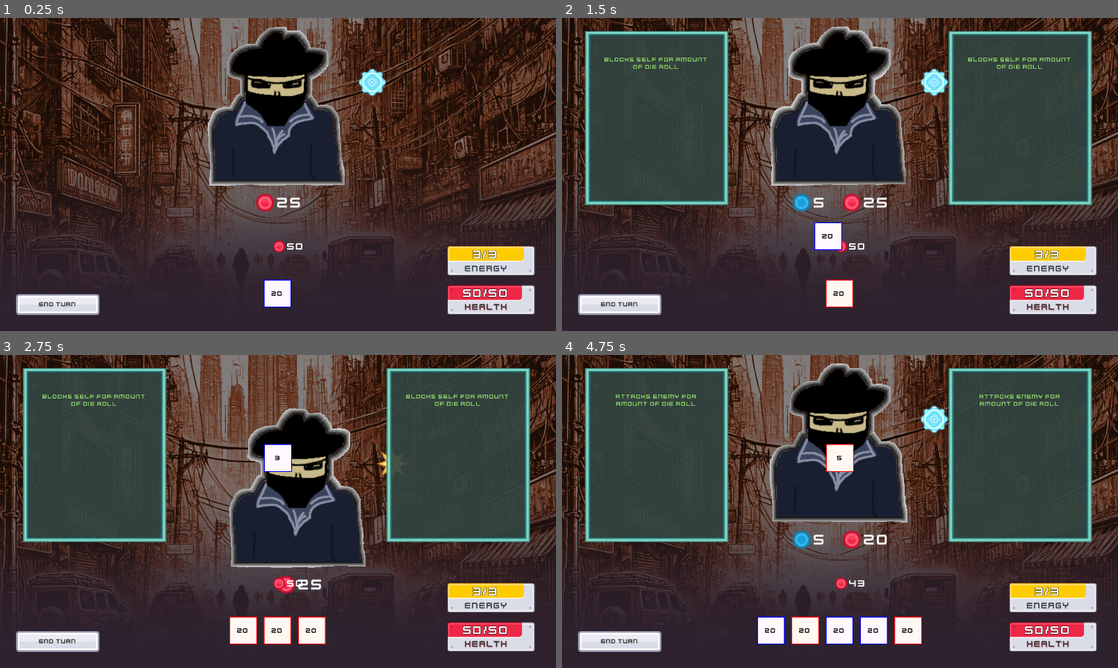
Above: before the commit, frames 1-4 (two rows, left to right).
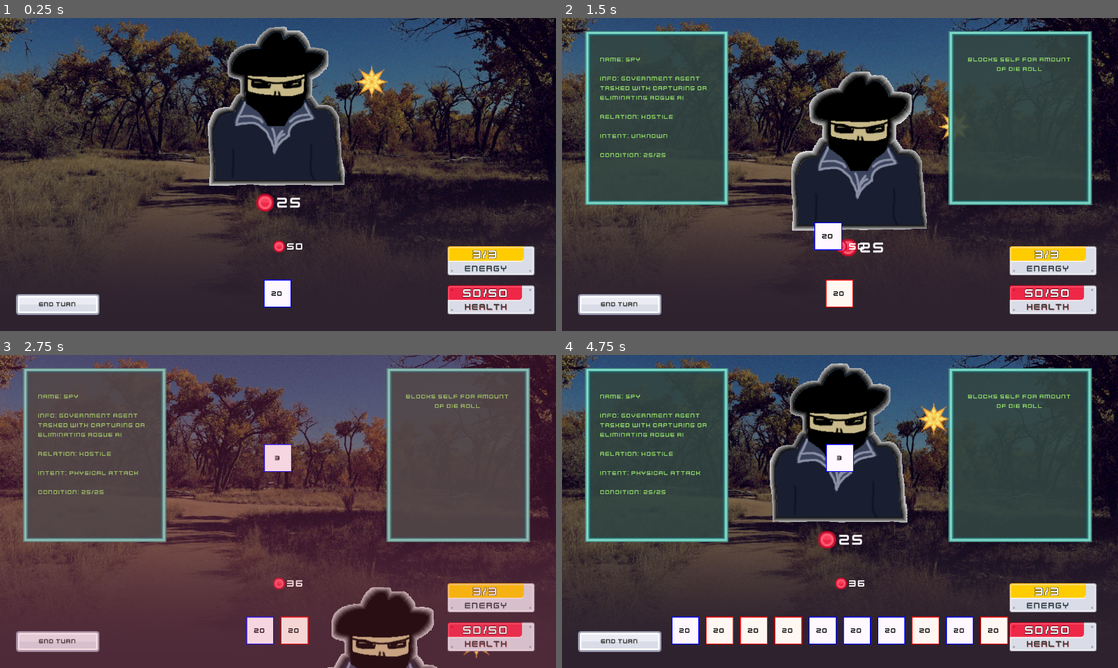
Above: after the commit, the same moments.

Repository: platopixel/d20
Game: Godot game, scene res://scenes/main.tscn
The game is run twice, just before and just after one commit, with the same random seed, the same clock (stepped at 60 frames per second) and the same inputs.
Inputs (mouse positions are in pixels of both pictures, inside the frame that each line leads up to):
- Up to frame 1 (0.25 s): no input
- Up to frame 2 (1.5 s): click "END TURN" at 0.5 s; drag from (823, 293) to (840, 121) at 1.27 s
- Up to frame 3 (2.75 s): click "END TURN" at 2 s
- Up to frame 4 (4.75 s): drag from (806, 630) to (840, 458) at 2.77 s; click (617, 642) at 3.5 s, where only the run before the commit has a clickable "END TURN"; move the mouse to (840, 630) at 4.27 s; press the mouse at (840, 630) at 4.28 s

The runs differ from the first frame. In frame 1, 48% of the frame differs, in the area x 0-100%, y 0-77%; in frame 2, 34%; in frame 3, 87%, in the area x 0-100%, y 0-100%; in frame 4, 30%.

Commit message:
wire up new ui panel, update stuff

Diff:
--- a/custom_resources/enemy_stats.gd
+++ b/custom_resources/enemy_stats.gd
@@ -1,3 +1,8 @@
 class_name EnemyStats extends Stats
 
+enum Relation {HOSTILE, NEUTRAL, ALLY}
+
 @export var ai: PackedScene
+@export var name: String
+@export_multiline var description: String
+@export var relation: Relation
--- a/custom_resources/intent.gd
+++ b/custom_resources/intent.gd
@@ -1,4 +1,7 @@
 class_name Intent extends Resource
+
+enum Type {ATTACK, DEFEND}
 
 @export var number: String
 @export var icon: Texture
+@export var type: Type
--- a/enemies/enemy.gd
+++ b/enemies/enemy.gd
@@ -13,6 +13,7 @@
 	current_action = value
 	if current_action:
 		intent_ui.update_intent(current_action.intent)
+		Events.enemy_tooltip_requested.emit.call_deferred(stats, current_action.intent)
 
 
 func set_enemy_stats(value: EnemyStats) -> void:
@@ -50,6 +51,7 @@
 
 func update_stats() -> void:
 	stats_ui.update_stats(stats)
+	Events.enemy_tooltip_requested.emit.call_deferred(stats)
 
 
 func update_enemy() -> void:
--- a/enemies/enemy_action.gd
+++ b/enemies/enemy_action.gd
@@ -1,9 +1,9 @@
 class_name EnemyAction extends Node
 
-enum Type {CONDITIONAL, CHANCE_BASED}
+enum ActionType {CONDITIONAL, CHANCE_BASED}
 
 @export var intent: Intent
-@export var type: Type
+@export var action_type: ActionType
 @export_range(0.0, 10.0) var chance_weight := 0.0
 
 @onready var accumulated_weight := 0.0
--- a/enemies/enemy_action_picker.gd
+++ b/enemies/enemy_action_picker.gd
@@ -24,7 +24,7 @@
 
 	for child in get_children():
 		action = child as EnemyAction
-		if not action or action.type != EnemyAction.Type.CONDITIONAL:
+		if not action or action.action_type != EnemyAction.ActionType.CONDITIONAL:
 			continue
 
 		if action.is_performable():
@@ -39,7 +39,7 @@
 
 	for child in get_children():
 		action = child as EnemyAction
-		if not action or action.type != EnemyAction.Type.CHANCE_BASED:
+		if not action or action.action_type != EnemyAction.ActionType.CHANCE_BASED:
 			continue
 
 		if action.accumulated_weight > roll:
@@ -53,7 +53,7 @@
 
 	for child in get_children():
 		action = child as EnemyAction
-		if not action or action.type != EnemyAction.Type.CHANCE_BASED:
+		if not action or action.action_type != EnemyAction.ActionType.CHANCE_BASED:
 			continue
 
 		total_weight += action.chance_weight
--- a/enemies/spy/spy_attack_action.gd
+++ b/enemies/spy/spy_attack_action.gd
@@ -1,6 +1,10 @@
 extends EnemyAction
 
 @export var damage := 7
+
+
+func is_performable() -> bool:
+	return true
 
 
 func perform_action() -> void:
--- a/enemies/spy/spy_block_action.gd
+++ b/enemies/spy/spy_block_action.gd
@@ -1,6 +1,10 @@
 extends EnemyAction
 
 @export var block := 6
+
+
+func is_performable() -> bool:
+	return true
 
 
 func perform_action() -> void:
--- a/enemies/spy/spy_enemy.tres
+++ b/enemies/spy/spy_enemy.tres
@@ -7,5 +7,8 @@
 [resource]
 script = ExtResource("1_di0rh")
 ai = ExtResource("1_ermsu")
+name = "Spy"
+description = "Government agent tasked with capturing or eliminating rogue AI"
+relation = 0
 max_hp = 25
 art = ExtResource("1_n0oae")
--- a/enemies/spy/spy_enemy_ai.tscn
+++ b/enemies/spy/spy_enemy_ai.tscn
@@ -12,16 +12,19 @@
 script = ExtResource("4_44ss3")
 number = ""
 icon = ExtResource("3_5d2jq")
+type = 0
 
 [sub_resource type="Resource" id="Resource_qwgjy"]
 script = ExtResource("4_44ss3")
 number = ""
 icon = ExtResource("6_g2xtt")
+type = 0
 
 [sub_resource type="Resource" id="Resource_e884u"]
 script = ExtResource("4_44ss3")
 number = ""
 icon = ExtResource("6_g2xtt")
+type = 0
 
 [node name="SpyEnemyAI" type="Node"]
 script = ExtResource("1_6f32a")
@@ -29,14 +32,12 @@
 [node name="AttackAction" type="Node" parent="."]
 script = ExtResource("2_3fb52")
 intent = SubResource("Resource_o38bj")
-type = 1
 chance_weight = 1.0
 
 [node name="BlockAction" type="Node" parent="."]
 script = ExtResource("3_2gbms")
 block = 5
 intent = SubResource("Resource_qwgjy")
-type = 1
 chance_weight = 1.0
 
 [node name="MegaBlockAction" type="Node" parent="."]
--- a/global/events.gd
+++ b/global/events.gd
@@ -6,7 +6,7 @@
 signal die_aim_started(die: Die)
 signal die_aim_ended(die: Die)
 signal die_played(die: DieModel)
-signal die_tooltip_requested(die: DieModel)
+signal die_tooltip_requested(text: String)
 signal tooltip_hide_requested
 
 # Player-related events
@@ -17,5 +17,6 @@
 signal player_died
 
 # Enemy-related events
+signal enemy_tooltip_requested(stats: EnemyStats)
 signal enemy_action_completed(enemy: Enemy)
 signal enemy_turn_ended
--- a/scenes/dice/die_states/die_base_state.gd
+++ b/scenes/dice/die_states/die_base_state.gd
@@ -24,7 +24,7 @@
 	if not die.playable or die.disabled:
 		return
 	# todo: add visual indicator that the die is being hovered
-	Events.die_tooltip_requested.emit(die.die.icon, die.die.tooltip_text)
+	Events.die_tooltip_requested.emit(die.die.tooltip_text)
 
 
 func on_mouse_exited() -> void:
--- a/scenes/game_table.tscn
+++ b/scenes/game_table.tscn
@@ -1,9 +1,9 @@
-[gd_scene load_steps=21 format=3 uid="uid://cryaldygx48fa"]
+[gd_scene load_steps=23 format=3 uid="uid://cryaldygx48fa"]
 
 [ext_resource type="Script" path="res://scenes/game_table.gd" id="1_ue63g"]
 [ext_resource type="PackedScene" uid="uid://crlsfq4k8cwld" path="res://enemies/enemy.tscn" id="2_4f4xb"]
 [ext_resource type="Script" path="res://scenes/ui/hand.gd" id="2_cmgux"]
-[ext_resource type="Texture2D" uid="uid://x7scmphuk54" path="res://assets/city-background.png" id="3_aoukk"]
+[ext_resource type="Texture2D" uid="uid://d1u5tqt2h8f41" path="res://assets/bosque-trail.png" id="3_6q30b"]
 [ext_resource type="Script" path="res://enemies/enemy_handler.gd" id="4_bvnc7"]
 [ext_resource type="Resource" uid="uid://c85e051l1578x" path="res://enemies/spy/spy_enemy.tres" id="5_6fbiy"]
 [ext_resource type="Script" path="res://scenes/ui/battle_ui.gd" id="6_rg7ft"]
@@ -14,8 +14,10 @@
 [ext_resource type="PackedScene" uid="uid://dcn4hskvgsfw7" path="res://scenes/ui/tooltip.tscn" id="10_s1a8w"]
 [ext_resource type="PackedScene" uid="uid://dd4vhrh5g6fdr" path="res://scenes/ui/health_ui.tscn" id="12_12l0y"]
 [ext_resource type="Theme" uid="uid://d3nt4vpn2j01h" path="res://main_theme.tres" id="13_mcw8m"]
+[ext_resource type="Script" path="res://scenes/ui/die_tooltip.gd" id="13_qyf4o"]
 [ext_resource type="Texture2D" uid="uid://qtw0hk1q0esv" path="res://assets/ui-background.png" id="13_uwq77"]
 [ext_resource type="Texture2D" uid="uid://qr3e1g00ekdx" path="res://assets/button.png" id="14_3gqon"]
+[ext_resource type="Script" path="res://scenes/ui/enemy_tooltip.gd" id="14_q47i1"]
 [ext_resource type="Texture2D" uid="uid://d0mghxaoywpij" path="res://assets/button_pressed.png" id="15_dhnm8"]
 [ext_resource type="Script" path="res://scenes/ui/red_flash.gd" id="18_f42aq"]
 
@@ -32,7 +34,7 @@
 [node name="Background" type="Sprite2D" parent="."]
 modulate = Color(0.509286, 0.509286, 0.509286, 1)
 z_index = -1
-texture = ExtResource("3_aoukk")
+texture = ExtResource("3_6q30b")
 centered = false
 
 [node name="UIBackground" type="TextureRect" parent="."]
@@ -92,12 +94,14 @@
 offset_top = 30.0
 offset_right = 580.0
 offset_bottom = 430.0
+script = ExtResource("13_qyf4o")
 
 [node name="EnemyTooltip" parent="BattleUI" instance=ExtResource("10_s1a8w")]
 offset_left = -587.0
 offset_top = 30.0
 offset_right = -257.0
 offset_bottom = 430.0
+script = ExtResource("14_q47i1")
 
 [node name="HealthUI" parent="BattleUI" instance=ExtResource("12_12l0y")]
 offset_left = 1030.0
--- a/scenes/player_handler.gd
+++ b/scenes/player_handler.gd
@@ -10,6 +10,7 @@
 
 func _ready() -> void:
 	Events.die_played.connect(_on_die_played)
+
 
 func start_battle(new_player_stats: PlayerStats) -> void:
 	player_stats = new_player_stats
--- /dev/null
+++ b/scenes/ui/die_tooltip.gd
@@ -0,0 +1,6 @@
+class_name DieTooltip extends Tooltip
+
+
+func _ready() -> void:
+	Events.die_tooltip_requested.connect(show_tooltip)
+	super()
--- /dev/null
+++ b/scenes/ui/enemy_tooltip.gd
@@ -0,0 +1,28 @@
+class_name EnemyTooltip extends Tooltip
+
+
+func _ready() -> void:
+	Events.enemy_tooltip_requested.connect(_on_enemy_tooltip_requested)
+	super()
+
+
+func _get_intent_text(type: Intent.Type) -> String:
+	if type == Intent.Type.ATTACK:
+		return "Physical attack"
+	elif type == Intent.Type.DEFEND:
+		return "Physical block"
+	else:
+		return "UNKNOWN"
+
+func _on_enemy_tooltip_requested(stats: EnemyStats, intent: Intent = null) -> void:
+	var name = stats.name
+	var description = stats.description
+	var relation = str(EnemyStats.Relation.keys()[stats.relation])
+	var hp_text = "%s/%s" % [stats.hp, stats.max_hp]
+	var intent_text: String
+	if not intent:
+		intent_text = "UNKNOWN"
+	else:
+		intent_text = _get_intent_text(intent.type)
+	var tooltip_text = "Name: %s\n\nInfo: %s\n\nRelation: %s\n\nIntent: %s\n\nCondition: %s" % [name, description, relation, intent_text, hp_text]
+	show_tooltip(tooltip_text)
--- a/scenes/ui/tooltip.gd
+++ b/scenes/ui/tooltip.gd
@@ -1,8 +1,7 @@
 class_name Tooltip extends PanelContainer
 
-@export var fade_seconds := 0.2
+@export var fade_seconds := 0.3
 
-@onready var tooltip_icon: TextureRect = %TooltipIcon
 @onready var tooltip_text_label: RichTextLabel = %TooltipText
 @onready var timer: Timer = $Timer
 
@@ -11,7 +10,6 @@
 
 
 func _ready() -> void:
-	Events.die_tooltip_requested.connect(show_tooltip)
 	Events.tooltip_hide_requested.connect(hide_tooltip)
 	modulate = Color.TRANSPARENT
 	hide()
@@ -28,16 +26,15 @@
 	tween.tween_property(self, "modulate", Color.WHITE, fade_seconds)
 
 
-func show_tooltip(icon: Texture, text: String) -> void:
-	is_visible = true
-	if tween:
-		tween.kill()
+func show_tooltip(text: String) -> void:
+	# is_visible = true
+	# if tween:
+	# 	tween.kill()
 
-	tooltip_icon.texture = icon
 	tooltip_text_label.text = text
-	tween = create_tween().set_ease(Tween.EASE_OUT).set_trans(Tween.TRANS_CUBIC)
-	tween.tween_callback(show)
-	tween.tween_property(self, "modulate", Color.WHITE, fade_seconds)
+	# tween = create_tween().set_ease(Tween.EASE_OUT).set_trans(Tween.TRANS_CUBIC)
+	# tween.tween_callback(show)
+	# tween.tween_property(self, "modulate", Color.WHITE, fade_seconds)
 
 
 func hide_tooltip() -> void:
--- a/scenes/ui/tooltip.tscn
+++ b/scenes/ui/tooltip.tscn
@@ -1,9 +1,8 @@
-[gd_scene load_steps=5 format=3 uid="uid://dcn4hskvgsfw7"]
+[gd_scene load_steps=4 format=3 uid="uid://dcn4hskvgsfw7"]
 
 [ext_resource type="Theme" uid="uid://d3nt4vpn2j01h" path="res://main_theme.tres" id="1_5w7cy"]
 [ext_resource type="Script" path="res://scenes/ui/tooltip.gd" id="2_m1x4p"]
 [ext_resource type="Texture2D" uid="uid://jxi83ayxvohl" path="res://assets/interface-panel.png" id="3_jpy45"]
-[ext_resource type="Texture2D" uid="uid://cfvxefgab4wck" path="res://assets/yellow_square.png" id="4_vudef"]
 
 [node name="Tooltip" type="PanelContainer"]
 anchors_preset = 5
@@ -31,21 +30,12 @@
 [node name="VBoxContainer" type="VBoxContainer" parent="MarginContainer"]
 layout_mode = 2
 
-[node name="TooltipIcon" type="TextureRect" parent="MarginContainer/VBoxContainer"]
-unique_name_in_owner = true
-visible = false
-custom_minimum_size = Vector2(32, 32)
-layout_mode = 2
-size_flags_horizontal = 0
-texture = ExtResource("4_vudef")
-expand_mode = 1
-stretch_mode = 5
-
 [node name="TooltipText" type="RichTextLabel" parent="MarginContainer/VBoxContainer"]
 unique_name_in_owner = true
 layout_mode = 2
 size_flags_vertical = 3
 theme_override_colors/default_color = Color(0.568627, 0.858824, 0.411765, 1)
+theme_override_constants/line_separation = 5
 bbcode_enabled = true
 text = "Tooltip description is very
 Tooltip description"
Binary file added: assets/bosque-trail.png
Not shown, added: assets/bosque-trail.png.import
